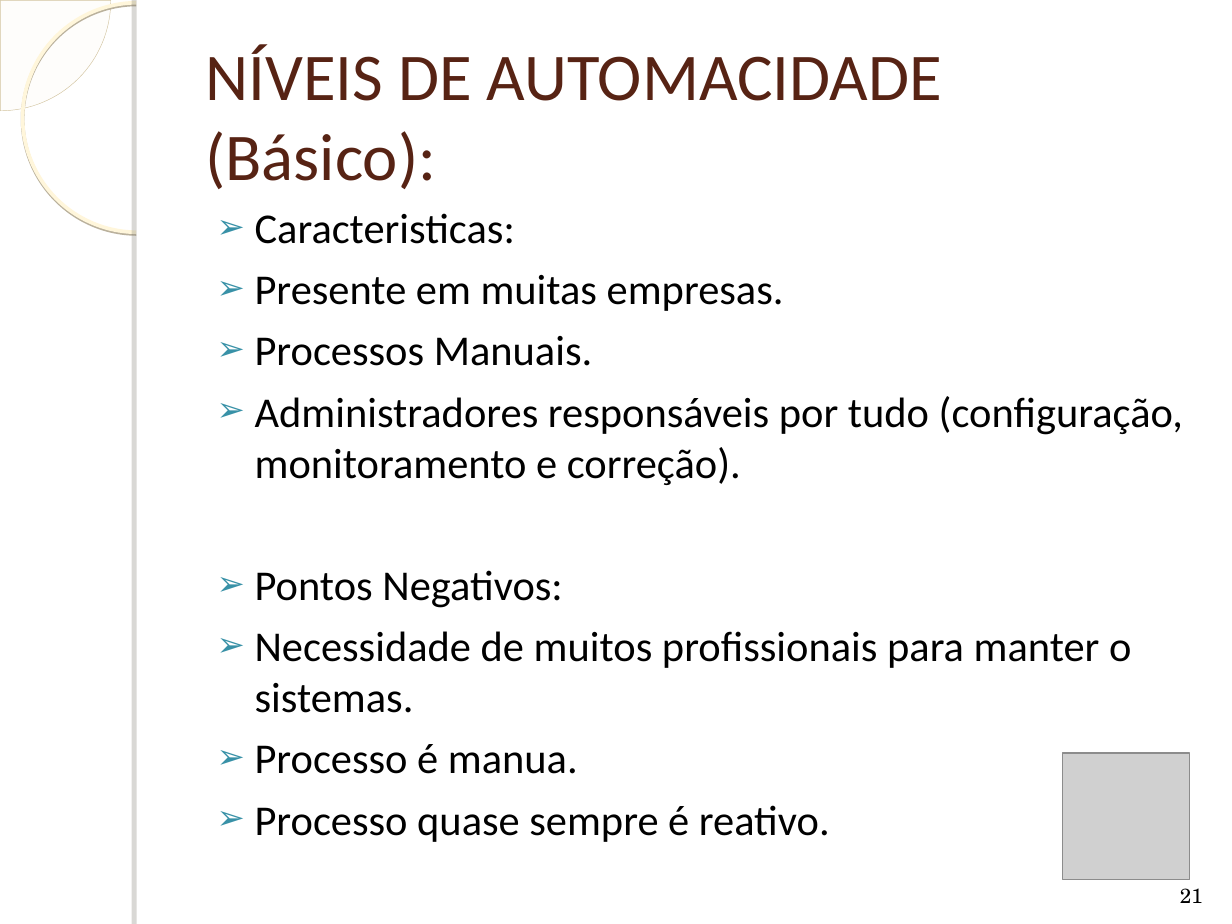
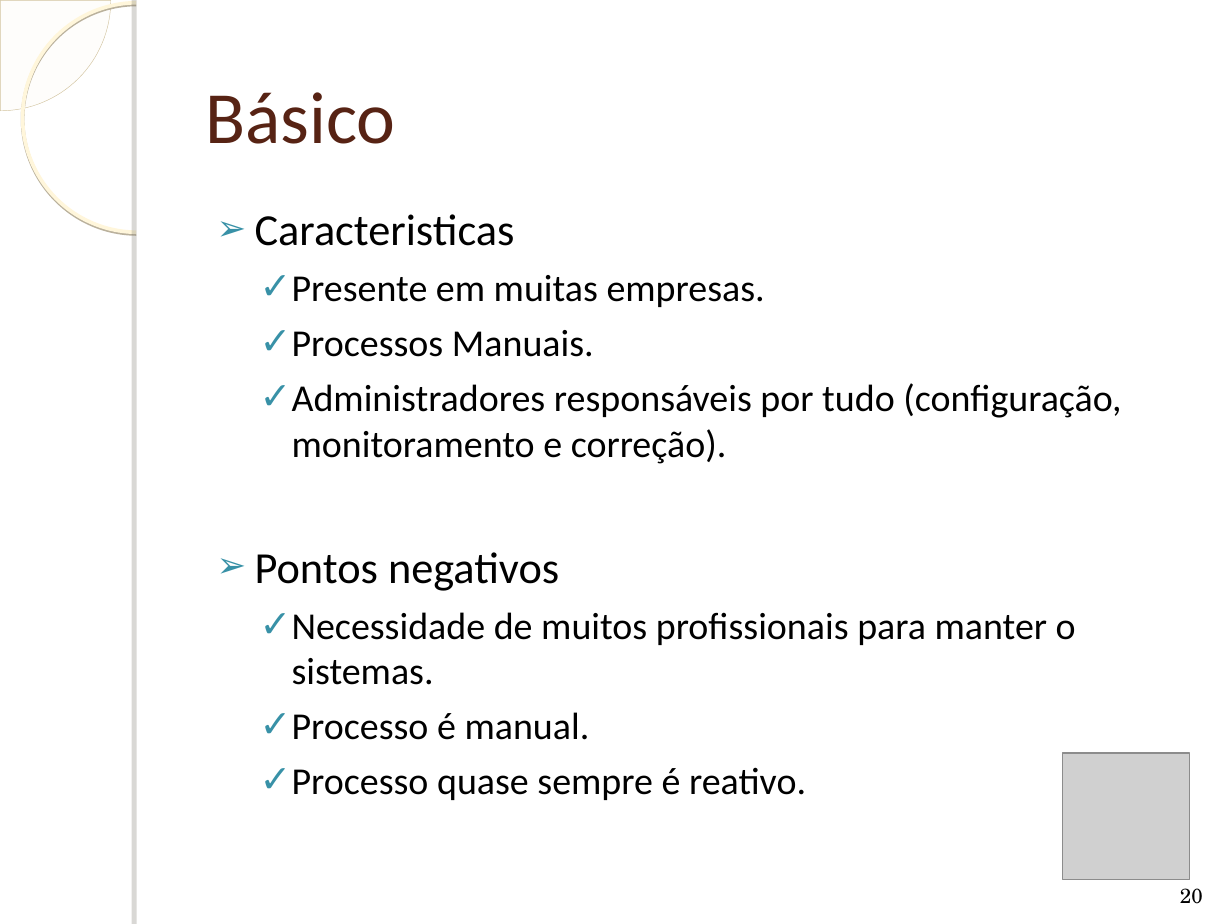
Before and after one commit to humbertogaliza/relatorio-mob655, a slide deck: slide 20 of Apresentação Redes Autonômicas.ppt (slide 21 before the commit). Drawn at 1232x924 pixels with LibreOffice and Linux fonts; fonts in the diff are those of the drawing; grey boxes stand for pictures; background and template pictures are left out. Boxes give left, top, right and bottom in pixels: in the first picture for what was removed or moved away, otherwise in the second. Text is boxed around its words. In the diff, an @@ line names an element or a change of style, - is before the commit and + after.

```diff
--- a/Apresentação Redes Autonômicas.ppt
+++ b/Apresentação Redes Autonômicas.ppt
@@ title at (205,92,395,144): text changed; size 39 to 43 pt @@
-NÍVEIS DE AUTOMACIDADE
-(Básico):
+Básico
@@ text at (255,214,515,246): text changed; size 24.8 to 25.9 pt @@
-➢ Caracteristicas:
+➢ Caracteristicas
@@ text at (292,275,1121,800): size 24.8 to 22.2 pt in "Presente em muitas empresas.", "Processos Manuais.", "Administradores responsáveis por tudo (configuração, monitor ...", "Necessidade de muitos profissionais para manter o ..." and 1 more places; bullet ➢ to ✓; list level 1 to 2 in "Presente em muitas empresas."; list level 1 to 2 in "Processos Manuais."; list level 1 to 2 in "Administradores responsáveis por tudo (configuração, ..."; list level 1 to 2 in "Necessidade de muitos profissionais para ..."; list level 1 to 2 in "Processo quase sempre é reativo." @@
@@ text at (255,552,559,591): text changed; size 24.8 to 25.9 pt @@
-➢ Pontos Negativos:
+➢ Pontos negativos
@@ text at (292,712,590,740): text changed; size 24.8 to 22.2 pt @@
-➢ Processo é manua.
+  ✓ Processo é manual.
@@ page number at (1180,888,1203,904): text changed @@
-21
+20
```
Also in this commit, not shown: 18 other slides changed, 3 slides added, 3 slides removed, 2 other files.
